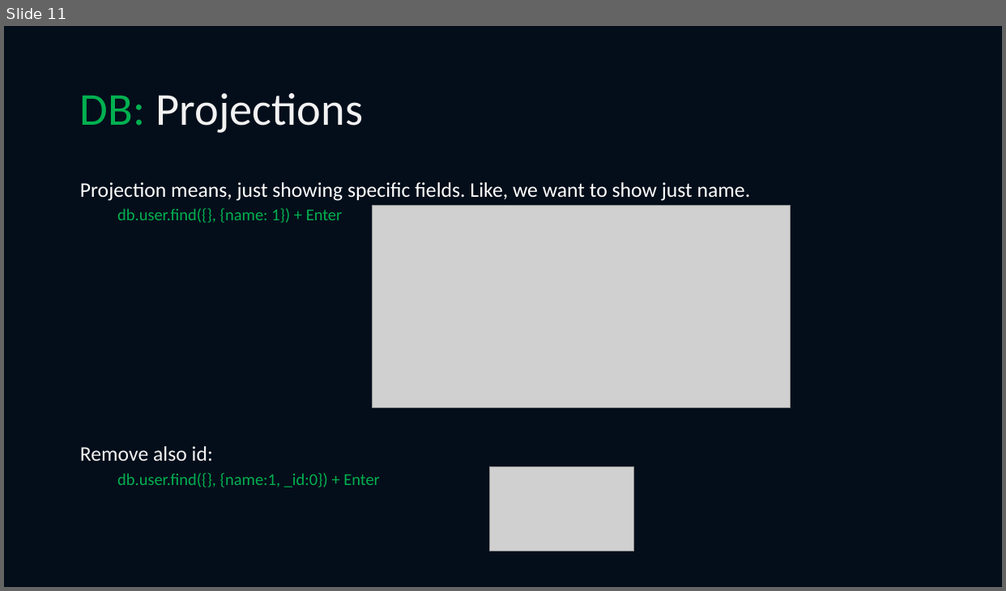
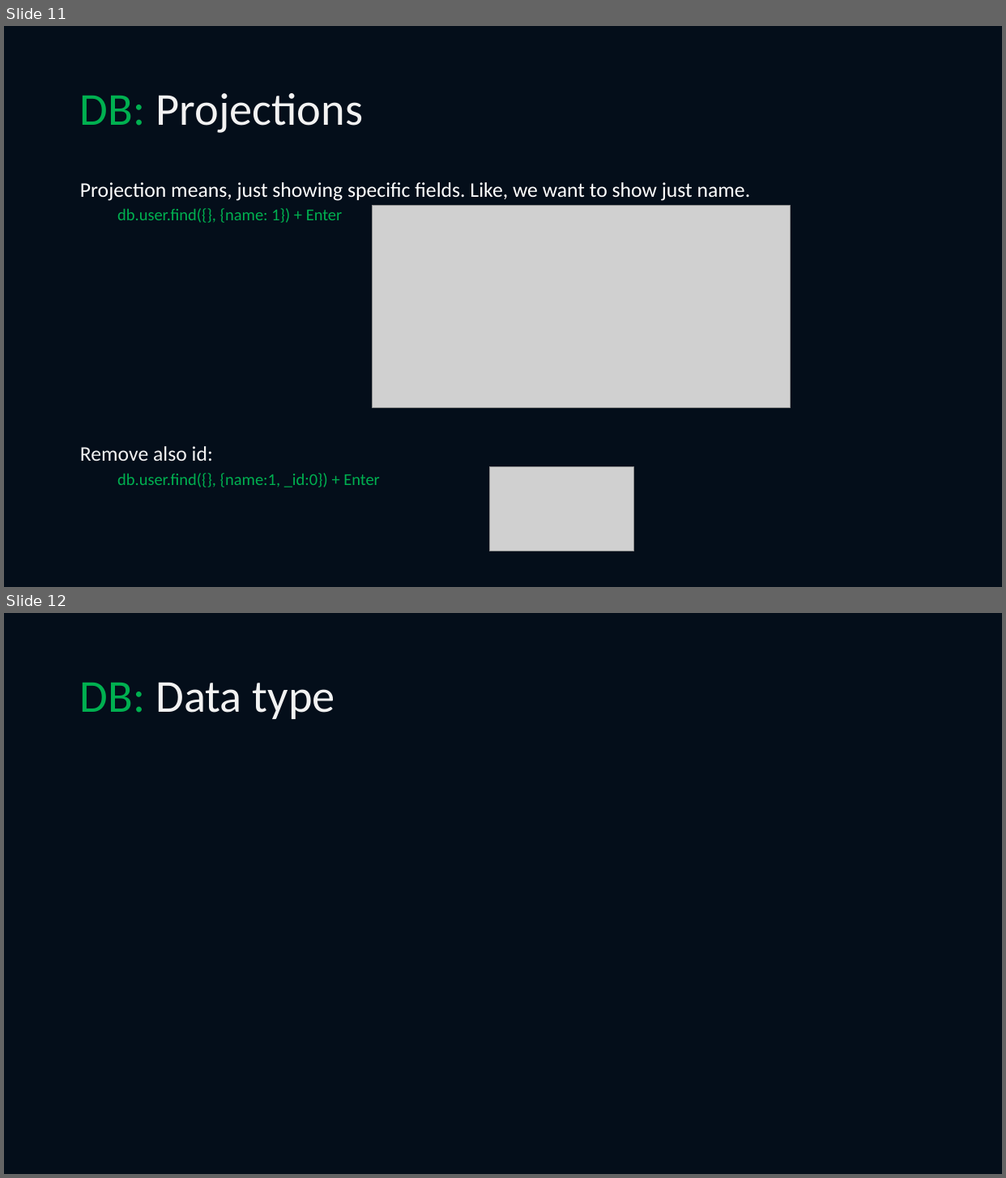
Before and after one commit to noyon674/MongoDB-Tutorial, a slide deck: MongoDB.pptx. Shown one above the other, each under a label of ours: slide 11 before the commit, slides 11 and 12 after it. The pictures are 1006x591 and 1006x1178 pixels, drawn with LibreOffice and Linux fonts; fonts in the diff are those of the drawing; grey boxes stand for pictures. Boxes give left, top, right and bottom in pixels: in the first picture for what was removed or moved away, otherwise in the second. Text is boxed around its words. In the diff, an @@ line names an element or a change of style, - is before the commit and + after.

```diff
--- a/MongoDB.pptx
+++ b/MongoDB.pptx
@@ slide 12 added at [4,613,1002,1174], background #040E1A @@
@@ title added at [80,682,335,719], 44 pt, text #F2F2F2 @@
+DB: Data type
```
Also in this commit, not shown: 1 other file.
